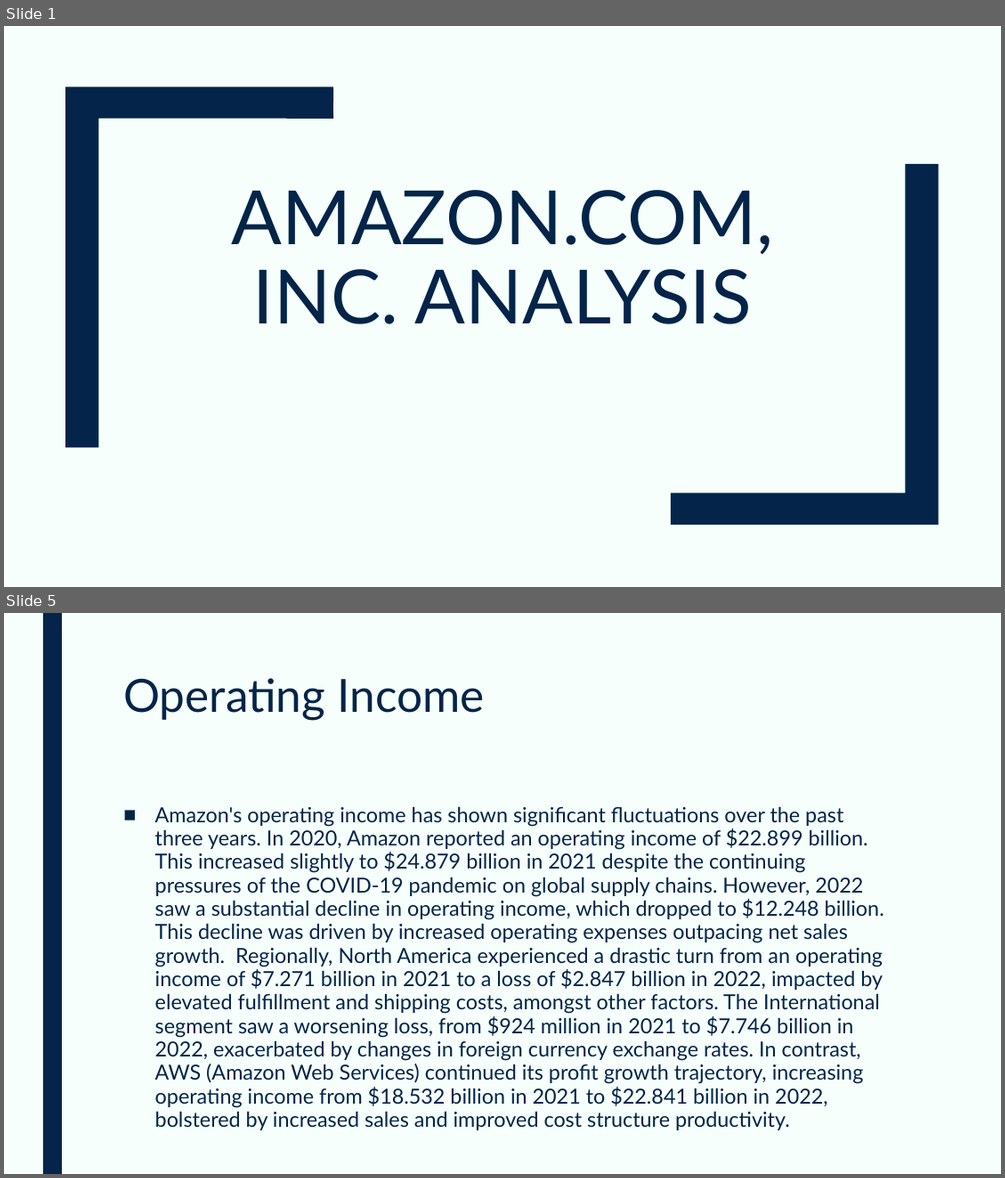
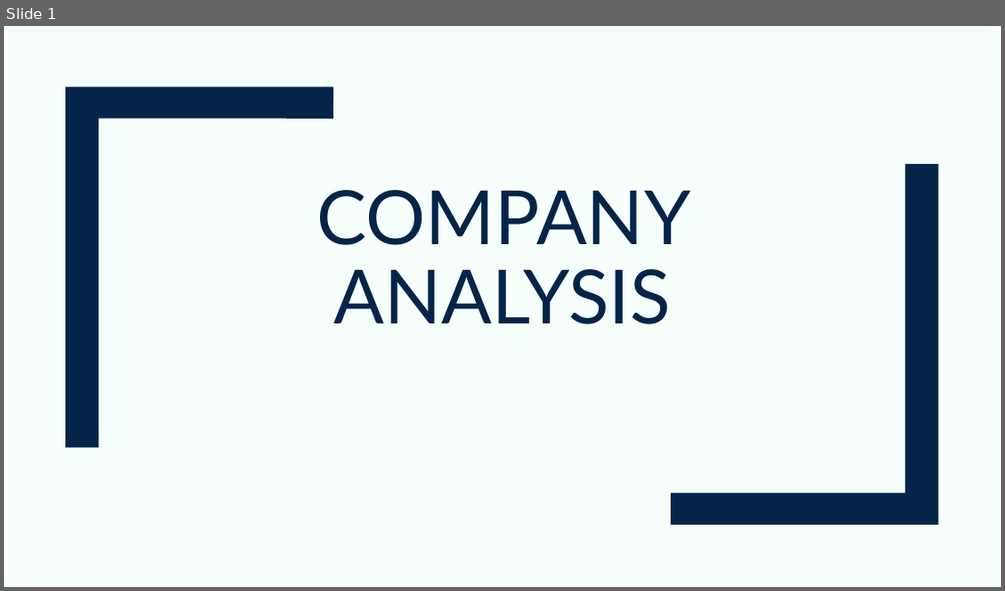
Before and after one commit to devangovind/AMUCLDISS, a slide deck: fastapi-backend/app/pres/output.pptx. Shown one above the other, each under a label of ours: slides 1 and 5 before the commit, slide 1 after it; the slides between them are not shown. The pictures are 1005x1178 and 1005x591 pixels, drawn with LibreOffice and Linux fonts; fonts in the diff are those of the drawing. Boxes give left, top, right and bottom in pixels: in the first picture for what was removed or moved away, otherwise in the second. Text is boxed around its words. In the diff, an @@ line names an element or a change of style, - is before the commit and + after.

```diff
--- a/fastapi-backend/app/pres/output.pptx
+++ b/fastapi-backend/app/pres/output.pptx
@@ slide 5 removed at (4, 613, 1001, 1174), background #F6FFFB @@
@@ rectangle removed at (43, 613, 62, 1174) @@
@@ title removed at (123, 678, 484, 720) @@
-Operating Income
@@ text removed at (155, 806, 884, 1108) @@
-■ Amazon's operating income has shown significant fluctuations over the past three years. In 2020, Amazon reported an operating income of $22.899 billion. This increased slightly to $24.879 billion in 2021 despite the continuing pressures of the COVID-19 pandemic on global supply chains. However, 2022 saw a substantial decline in operating income, which dropped to $12.248 billion. This decline was driven by increased operating expenses outpacing net sales growth. Regionally, North America experienced a drastic turn from an operating income of $7.271 billion in 2021 to a loss of $2.847 billion in 2022, impacted by elevated fulfillment and shipping costs, amongst other factors. The International segment saw a worsening loss, from $924 million in 2021 to $7.746 billion in 2022, exacerbated by changes in foreign currency exchange rates. In contrast, AWS (Amazon Web Services) continued its profit growth trajectory, increasing operating income from $18.532 billion in 2021 to $22.841 billion in 2022, bolstered by increased sales and improved cost structure productivity.
@@ slide 1 changed as well @@
@@ title at (317, 190, 691, 324): text changed @@
-AMAZON.COM, INC. ANALYSIS
+COMPANY ANALYSIS
```
Also in this commit, not shown: 1 other slide changed, 6 other slides removed, 15 other files.
